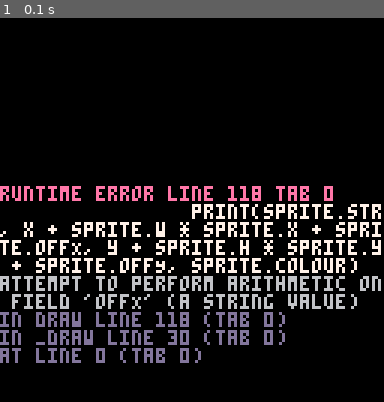
Above: before the commit, frame 1.
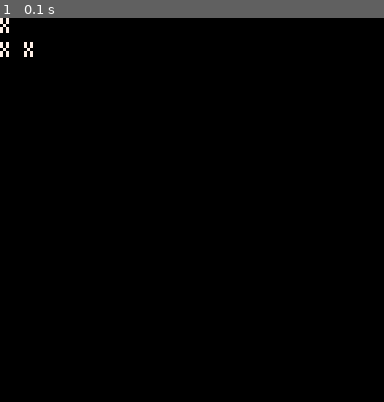
Above: after the commit, the same moment.

Repository: hypercube143/picoasciijam2026
Game: PICO-8 cartridge picoasciijam2016.p8
Same seed, same stepped clock (60 frames per second), same inputs: the game is played once before the commit and once after it.
Inputs:
- Up to frame 1 (0.1 s): no input

The runs differ from the first frame. In frame 1, 12% of the frame differs, in the area x 0-100%, y 0-90%.
Error before the commit: runtime error line 118 tab 0; print(sprite.str, x + sprite.w * sprite.x + sprite.offX, y + sprite.h * sprite.y + sprite.offY, sprite.colour); attempt to perfor…

Commit message:
Update picoasciijam2016.p8

Diff:
--- a/picoasciijam2016.p8
+++ b/picoasciijam2016.p8
@@ -15,8 +15,9 @@
 
         -- example of a full texture
     mega_tx = {
-        s("x", 7, 0, 0, "head"),
-        s("x", 7, 0, 1, "body"),
+        s("x", 7, 0, 0, 0, 0, "head"),
+        s("x", 7, 0, 1, 0, 0, "body"),
+        s("x", 7, 1, 1, 0, 0, "body"),
     }
     thingy = co(0, 0, 0, 0, mega_tx, "thingy")
 end
@@ -117,10 +118,9 @@
         texture = texture,
         id = id,
         draw = function()
-            for sprite in all(mega_tx) do
+            for sprite in all(texture) do
                 print(sprite.str, x + sprite.w * sprite.x + sprite.offX, y + sprite.h * sprite.y + sprite.offY, sprite.colour)
             end
-
         end,
         update = function() end
     }
